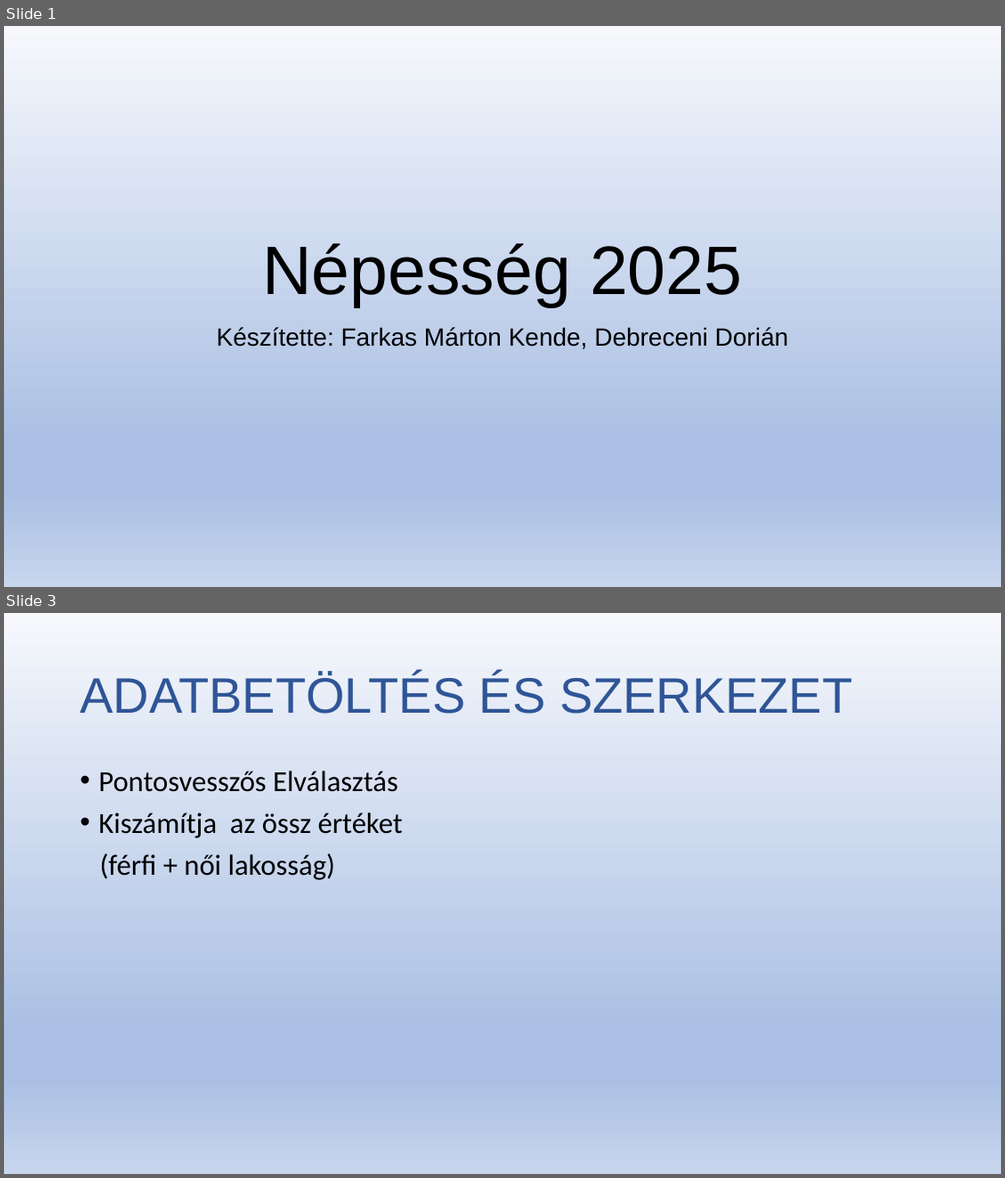
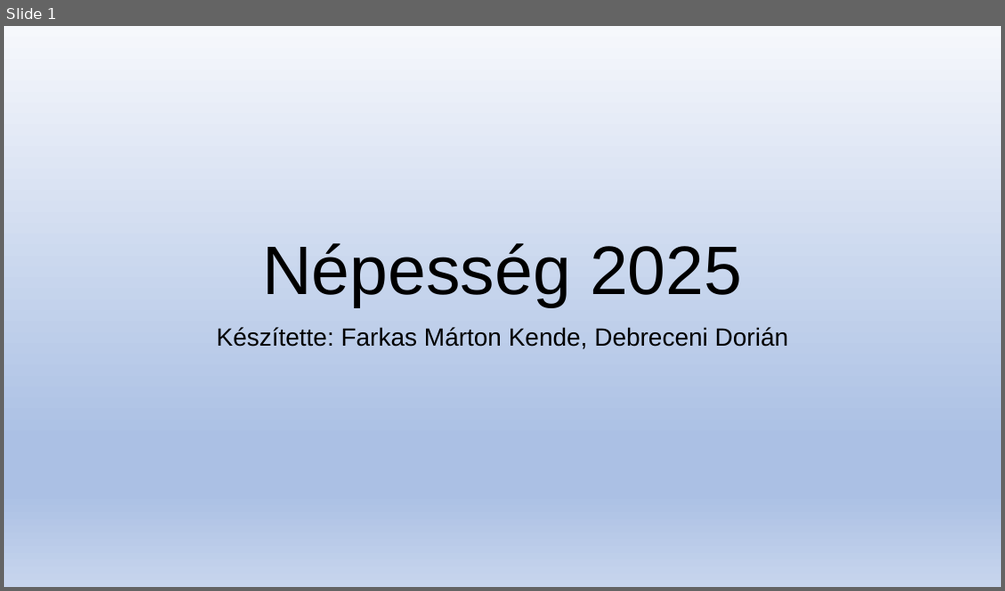
Before and after one commit to Dorian25asd/Lakossag, a slide deck: Népesség 2025.pptx. Shown one above the other, each under a label of ours: slides 1 and 3 before the commit, slide 1 after it; the slides between them are not shown. The pictures are 1005x1178 and 1005x591 pixels, drawn with LibreOffice and Linux fonts; fonts in the diff are those of the drawing. Boxes give left, top, right and bottom in pixels: in the first picture for what was removed or moved away, otherwise in the second. Text is boxed around its words. In the diff, an @@ line names an element or a change of style, - is before the commit and + after.

```diff
--- a/Népesség 2025.pptx
+++ b/Népesség 2025.pptx
@@ slide 3 removed at <box>4,613,1001,1174</box>, background gradient #F6F8FC to #ABC0E4 to #C7D5ED @@
@@ title removed at <box>80,674,852,714</box> @@
-ADATBETÖLTÉS ÉS SZERKEZET
@@ text removed at <box>98,771,403,880</box> @@
-• Pontosvesszős Elválasztás
-• Kiszámítja az össz értéket
-(férfi + női lakosság)
```
Also in this commit, not shown: 1 slide changed, 6 slides added, 1 other slide removed, 1 other file.
